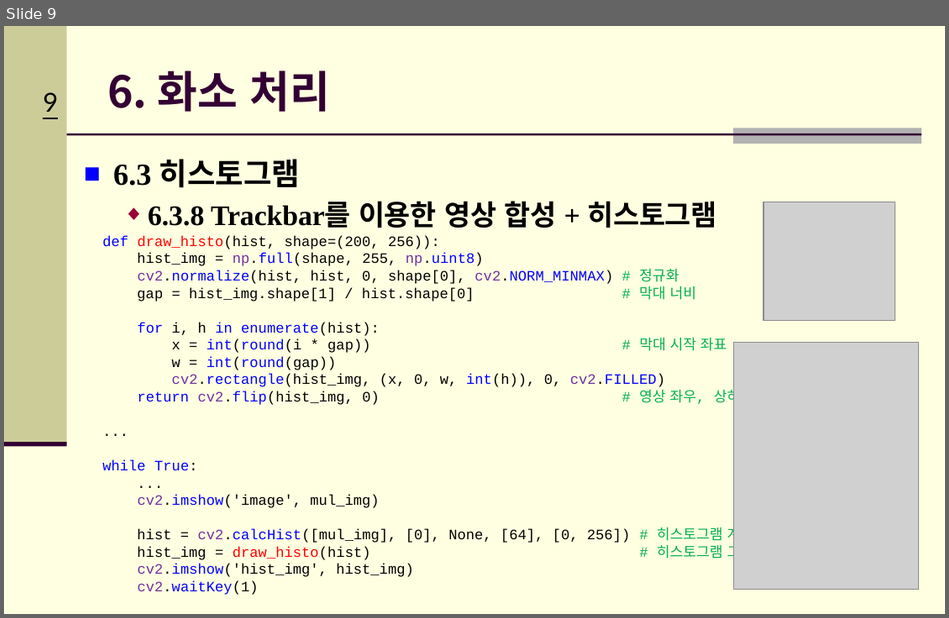
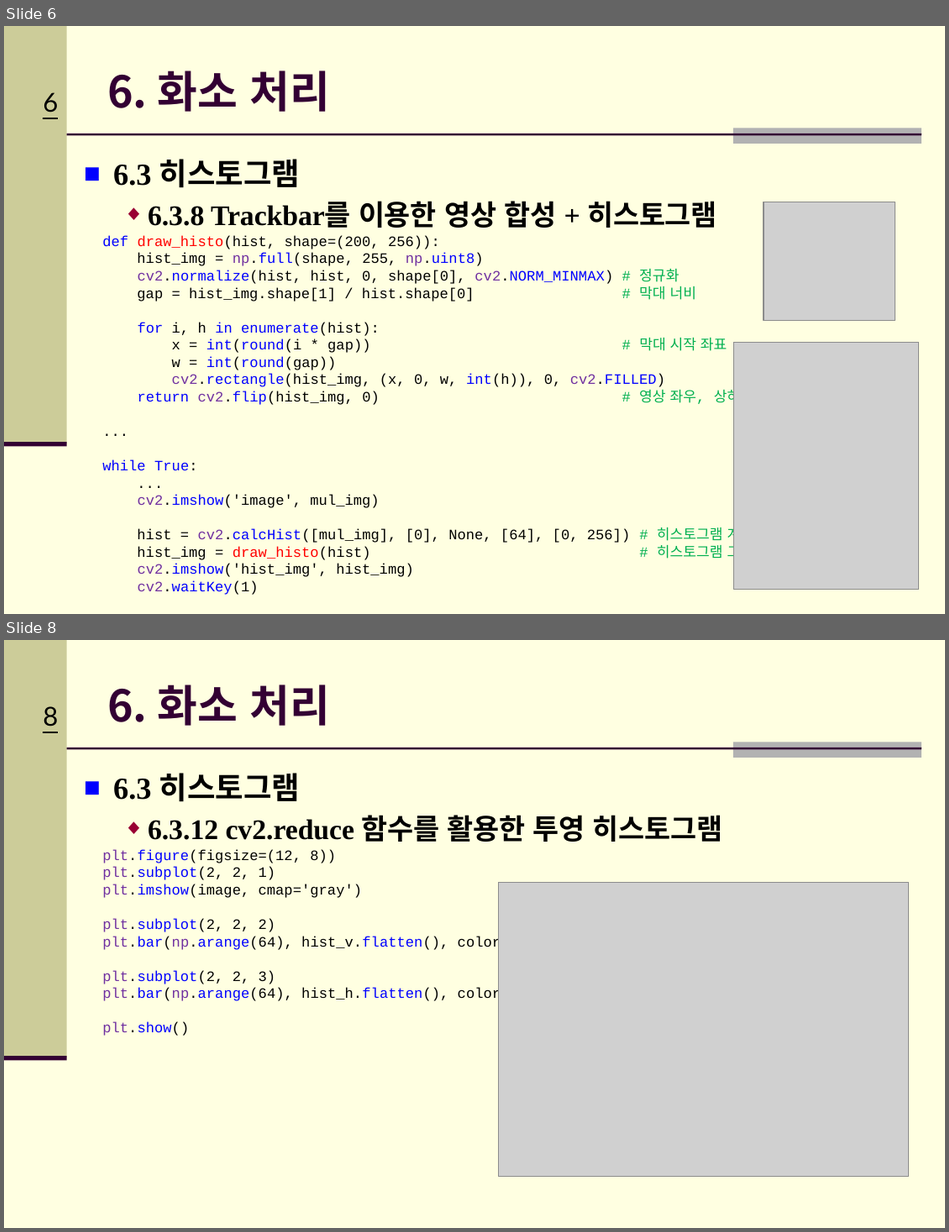
Before and after one commit to Hitbee-dev/OpenCV-Python, a slide deck: 2022-11-08/documents/CH_06 화소 처리.pptx. Shown one above the other, each under a label of ours: slide 9 before the commit, slides 6 and 8 after it; the slides between them are not shown. The pictures are 949x618 and 949x1232 pixels, drawn with LibreOffice and Linux fonts; fonts in the diff are those of the drawing; grey boxes stand for pictures; background and template pictures are left out. Boxes give left, top, right and bottom in pixels: in the first picture for what was removed or moved away, otherwise in the second. Text is boxed around its words. In the diff, an @@ line names an element or a change of style, - is before the commit and + after.

```diff
--- a/2022-11-08/documents/CH_06 화소 처리.pptx
+++ b/2022-11-08/documents/CH_06 화소 처리.pptx
@@ slide 8 added at box(4, 640, 945, 1228), background #FFFFE1; not listed: 5 template elements that a slide beside it also shows @@
@@ title added at box(107, 685, 330, 726), 33.3 pt, text #330033, bold @@
+6. 화소 처리
@@ text added at box(113, 773, 723, 842), 21.7 pt, text #000000, bold @@
+■ 6.3 히스토그램
+  ◆ 6.3.12 cv2.reduce 함수를 활용한 투영 히스토그램
@@ text added at box(102, 849, 544, 1036), 11 pt, text #000000 @@
+plt.figure(figsize=(12, 8))
+plt.subplot(2, 2, 1)
+plt.imshow(image, cmap='gray')
+plt.subplot(2, 2, 2)
+plt.bar(np.arange(64), hist_v.flatten(), color='k')
+plt.subplot(2, 2, 3)
+plt.bar(np.arange(64), hist_h.flatten(), color='k')
+plt.show()
@@ picture added at box(498, 882, 908, 1175) @@
@@ what was slide 9 is now slide 6 @@
@@ page number at box(43, 92, 58, 113): text changed @@
-9
+6
```
Also in this commit, not shown: 2 slides changed, 2 other slides added, 6 slides removed, 5 other files.
